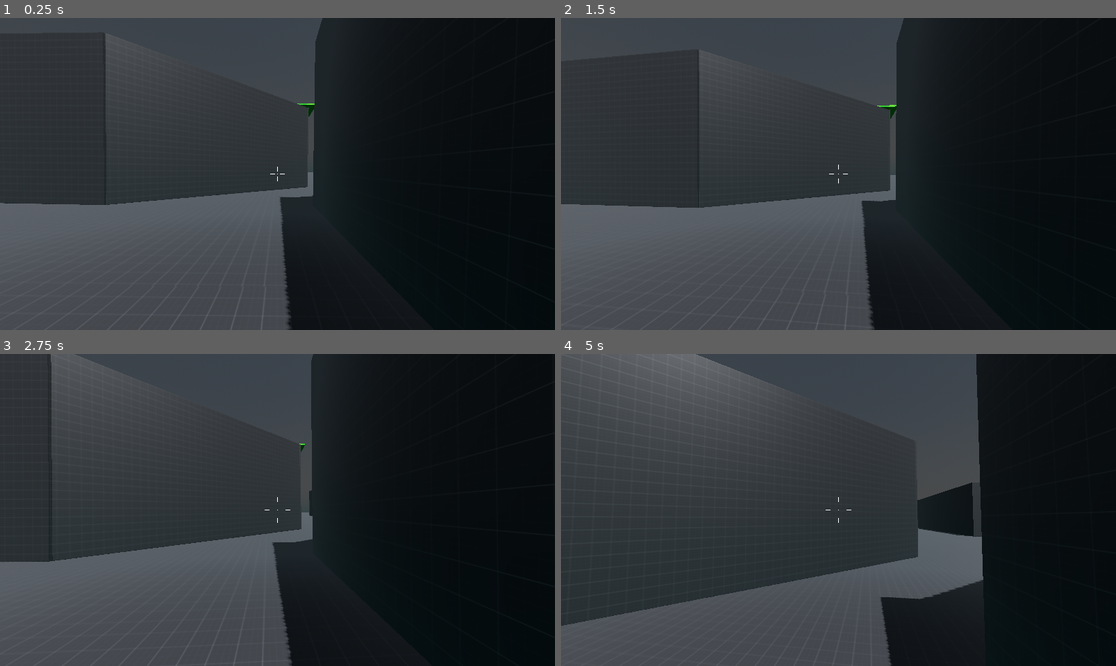
Above: before the commit, frames 1-4 (two rows, left to right).
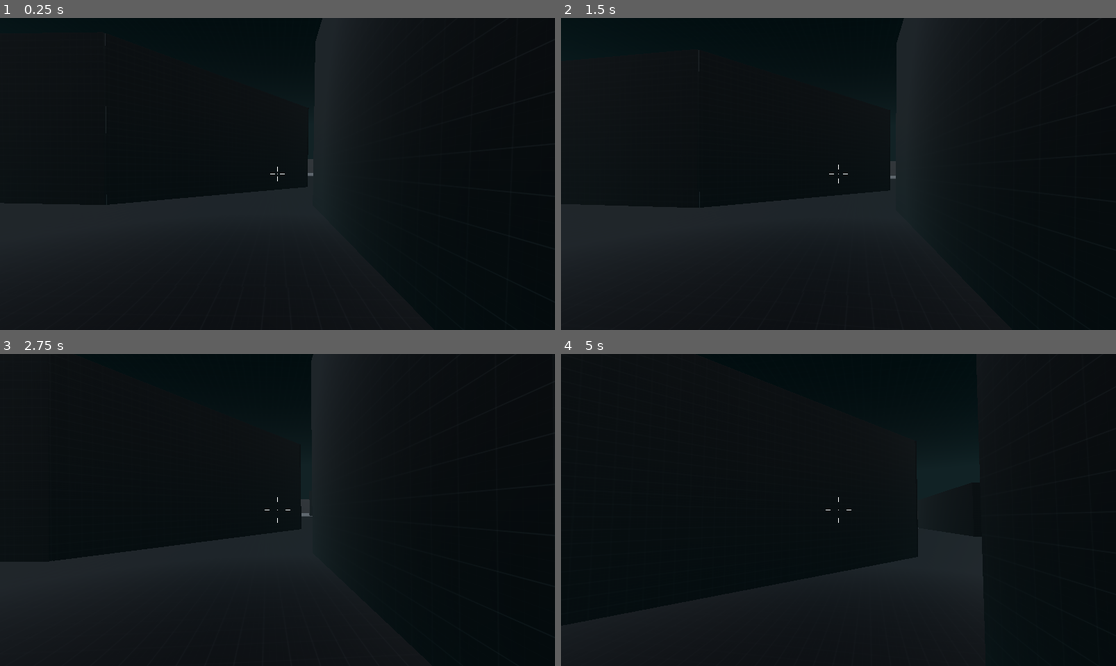
Above: after the commit, the same moments.

Repository: Darbyray/Year12godot
Game: Godot game, scene res://test_world.tscn
Same seed, same stepped clock (60 frames per second), same inputs: the game is played once before the commit and once after it.
Inputs (mouse positions are in pixels of both pictures, inside the frame that each line leads up to):
- Up to frame 1 (0.25 s): no input
- Up to frame 2 (1.5 s): tap Enter (ui_accept) at 0.5, 0.77 s; move the mouse to (866, 174) at 0.52 s; hold Up (ui_up) from 0.53 s (still down); move the mouse to (810, 174) at 1.27 s
- Up to frame 3 (2.75 s): keep holding Up (ui_up); tap Enter (ui_accept) at 1.52 s; move the mouse to (288, 503) at 2.02 s
- Up to frame 4 (5 s): keep holding Up (ui_up); move the mouse to (832, 516) at 2.77 s; tap Enter (ui_accept) at 3.02, 3.77, 4.52 s; move the mouse to (877, 513) at 3.52 s; move the mouse to (794, 506) at 4.27 s

The runs differ from the first frame. In frame 1, 54% of the frame differs, in the area x 0-59%, y 0-100%; in frame 2, 58%; in frame 3, 54%; in frame 4, 70%, in the area x 0-77%, y 0-100%.

Commit message:
Firstlevelofmazecompletion
i finished the first level of the mazes layout although i will be adding more objects and variety of landscape inside of it im moving onto level 2 as of this commit

Diff:
--- a/GooseMaze/test_world.tscn
+++ b/GooseMaze/test_world.tscn
@@ -109,9 +109,9 @@
 material = SubResource("StandardMaterial3D_gomnb")
 
 [node name="CSGBox3D7" type="CSGBox3D" parent="cyclops"]
-transform = Transform3D(0.999996, 0, 0, 0, 0.999996, 0, 0, 0, 0.999996, -158.031, 53.9292, 47.2297)
-use_collision = true
-size = Vector3(88.5041, 3.1123, 87.8658)
+transform = Transform3D(0.999996, 0, 0, 0, 0.999996, 0, 0, 0, 0.999996, -65.6186, 14.6182, 38.4571)
+use_collision = true
+size = Vector3(388.025, 8, 469.714)
 material = SubResource("StandardMaterial3D_gomnb")
 
 [node name="CSGBox3D6" type="CSGBox3D" parent="cyclops"]
@@ -565,9 +565,9 @@
 material = SubResource("StandardMaterial3D_gomnb")
 
 [node name="CSGBox3D82" type="CSGBox3D" parent="cyclops"]
-transform = Transform3D(2.51314e-09, -0.0574945, 0.998345, -1, -4.37114e-08, -3.04474e-15, 4.36391e-08, -0.998345, -0.0574945, -81.5, 4.61246, -69.2388)
-use_collision = true
-size = Vector3(12, 3.2207, 112.492)
+transform = Transform3D(2.51314e-09, -0.0574944, 0.998345, -1, -4.37114e-08, -3.04474e-15, 4.36391e-08, -0.998345, -0.0574944, -97.1289, 4.61246, -68.3387)
+use_collision = true
+size = Vector3(12, 3.2207, 143.802)
 material = SubResource("StandardMaterial3D_gomnb")
 
 [node name="CSGBox3D83" type="CSGBox3D" parent="cyclops"]
@@ -973,3 +973,369 @@
 use_collision = true
 size = Vector3(12, 3.2207, 68.574)
 material = SubResource("StandardMaterial3D_gomnb")
+
+[node name="CSGBox3D117" type="CSGBox3D" parent="."]
+transform = Transform3D(-4.36417e-08, 0.998403, 0.0564479, -0.999996, -4.37112e-08, -7.12107e-15, 2.46754e-09, -0.0564479, 0.998403, -141.126, 4.61245, 143.416)
+use_collision = true
+size = Vector3(12, 9.49035, 46.1542)
+material = SubResource("StandardMaterial3D_gomnb")
+
+[node name="CSGBox3D118" type="CSGBox3D" parent="."]
+transform = Transform3D(3.7741e-08, -0.86341, 0.504497, -0.999996, -4.37112e-08, -7.12107e-15, 2.20522e-08, -0.504497, -0.86341, -178.12, 4.61245, 115.767)
+use_collision = true
+size = Vector3(12, 3.2207, 37.1703)
+material = SubResource("StandardMaterial3D_gomnb")
+
+[node name="CSGBox3D119" type="CSGBox3D" parent="."]
+transform = Transform3D(4.3279e-08, -0.990107, -0.140295, -0.999996, -4.37112e-08, -7.90792e-15, -6.13264e-09, 0.140295, -0.990107, -178.12, 1.04661, 153.168)
+use_collision = true
+size = Vector3(4.86829, 3.2207, 37.1703)
+material = SubResource("StandardMaterial3D_gomnb")
+
+[node name="CSGBox3D120" type="CSGBox3D" parent="."]
+transform = Transform3D(4.08747e-08, -0.935101, -0.354371, -0.999996, -4.37112e-08, -6.9871e-15, -1.54902e-08, 0.354371, -0.935101, -165.964, -0.656343, 166.803)
+use_collision = true
+size = Vector3(2.59476, 3.2207, 17.8)
+material = SubResource("StandardMaterial3D_gomnb")
+
+[node name="CSGBox3D122" type="CSGBox3D" parent="."]
+transform = Transform3D(-3.21098e-10, 0.00734847, 0.99997, -0.999996, -4.37112e-08, -7.16269e-15, 4.37102e-08, -0.99997, 0.00734847, -104.838, 1.38151, 172.197)
+use_collision = true
+size = Vector3(5.53809, 3.2207, 16.4203)
+material = SubResource("StandardMaterial3D_gomnb")
+
+[node name="CSGBox3D114" type="CSGBox3D" parent="."]
+transform = Transform3D(-3.55772e-08, 0.813911, 0.580985, -0.999996, -4.37112e-08, -6.82571e-15, 2.53958e-08, -0.580985, 0.813911, -101.349, 4.61245, 86.0688)
+use_collision = true
+size = Vector3(12, 3.2207, 19.7646)
+material = SubResource("StandardMaterial3D_gomnb")
+
+[node name="CSGBox3D127" type="CSGBox3D" parent="."]
+transform = Transform3D(4.3279e-08, -0.990106, -0.140295, -0.999996, -4.37112e-08, -7.90792e-15, -6.13264e-09, 0.140295, -0.990106, -151.377, 5.19777, 139.802)
+use_collision = true
+size = Vector3(3.09186, 13.0812, 19.2185)
+material = SubResource("StandardMaterial3D_gomnb")
+
+[node name="CSGBox3D128" type="CSGBox3D" parent="."]
+transform = Transform3D(6.02065e-09, -0.137738, -0.990465, -0.999996, -4.37112e-08, -7.78988e-15, -4.32948e-08, 0.990465, -0.137738, -146.503, -0.656343, 177.225)
+use_collision = true
+size = Vector3(2.59476, 3.2207, 7.99375)
+material = SubResource("StandardMaterial3D_gomnb")
+
+[node name="CSGBox3D129" type="CSGBox3D" parent="."]
+transform = Transform3D(-4.35536e-08, 0.996389, -0.0848784, -0.999996, -4.37112e-08, -6.69678e-15, -3.71005e-09, 0.0848784, 0.996389, -97.0178, 4.61245, 104.042)
+use_collision = true
+size = Vector3(12, 3.2207, 22.2732)
+material = SubResource("StandardMaterial3D_gomnb")
+
+[node name="CSGBox3D91" type="CSGBox3D" parent="."]
+transform = Transform3D(3.50027e-09, -0.0800775, 0.996789, -1, -4.37114e-08, -2.01558e-15, 4.35709e-08, -0.996789, -0.0800775, -157.778, 4.61246, 47.5943)
+use_collision = true
+size = Vector3(12, 3.2207, 44.2719)
+material = SubResource("StandardMaterial3D_gomnb")
+
+[node name="CSGBox3D92" type="CSGBox3D" parent="."]
+transform = Transform3D(1.81518e-08, -0.415265, 0.909701, -1, -4.37114e-08, -4.55385e-15, 3.97642e-08, -0.909701, -0.415265, -194.762, 4.61246, 56.4548)
+use_collision = true
+size = Vector3(12, 3.2207, 35.5535)
+material = SubResource("StandardMaterial3D_gomnb")
+
+[node name="CSGBox3D28" type="CSGBox3D" parent="."]
+transform = Transform3D(4.33675e-08, -0.992134, -0.125177, -0.999996, -4.37112e-08, -8.54325e-16, -5.47166e-09, 0.125177, -0.992134, 65.0873, 4.61245, -48.7931)
+use_collision = true
+size = Vector3(12, 3.2207, 9.04526)
+material = SubResource("StandardMaterial3D_gomnb")
+
+[node name="CSGBox3D29" type="CSGBox3D" parent="."]
+transform = Transform3D(4.35009e-08, -0.995186, 0.098, -0.999996, -4.37112e-08, -1.70865e-15, 4.28371e-09, -0.098, -0.995186, 76.1353, 4.61245, -34.5328)
+use_collision = true
+size = Vector3(12, 3.2207, 9.04526)
+material = SubResource("StandardMaterial3D_gomnb")
+
+[node name="CSGBox3D30" type="CSGBox3D" parent="."]
+transform = Transform3D(4.35009e-08, -0.995186, 0.098, -0.999996, -4.37112e-08, -1.70865e-15, 4.28371e-09, -0.098, -0.995186, 76.1353, 4.61245, -48.4735)
+use_collision = true
+size = Vector3(12, 3.2207, 9.04526)
+material = SubResource("StandardMaterial3D_gomnb")
+
+[node name="CSGBox3D31" type="CSGBox3D" parent="."]
+transform = Transform3D(4.35009e-08, -0.995186, 0.098, -0.999996, -4.37112e-08, -1.70865e-15, 4.28371e-09, -0.098, -0.995186, 86.4551, 4.61245, -23.795)
+use_collision = true
+size = Vector3(12, 3.2207, 42.6735)
+material = SubResource("StandardMaterial3D_gomnb")
+
+[node name="CSGBox3D130" type="CSGBox3D" parent="."]
+transform = Transform3D(-2.61426e-08, 0.598074, -0.801443, -1, -4.37114e-08, 1.56796e-15, -3.50321e-08, 0.801443, 0.598074, -8.06963, 4.61246, -105.861)
+use_collision = true
+size = Vector3(12, 3.2207, 27.2833)
+material = SubResource("StandardMaterial3D_gomnb")
+
+[node name="CSGBox3D32" type="CSGBox3D" parent="."]
+transform = Transform3D(-9.67227e-09, 0.221276, 0.975211, -0.999996, -4.37112e-08, -3.90408e-15, 4.26278e-08, -0.975211, 0.221276, 40.606, 4.61245, -101.763)
+use_collision = true
+size = Vector3(12, 3.2207, 16.1059)
+material = SubResource("StandardMaterial3D_gomnb")
+
+[node name="CSGBox3D33" type="CSGBox3D" parent="."]
+transform = Transform3D(-9.83514e-09, 0.225002, 0.974358, -0.999996, -4.37112e-08, -4.29636e-15, 4.25905e-08, -0.974358, 0.225002, 49.172, 4.61245, -133.855)
+use_collision = true
+size = Vector3(12, 3.2207, 16.1059)
+material = SubResource("StandardMaterial3D_gomnb")
+
+[node name="CSGBox3D34" type="CSGBox3D" parent="."]
+transform = Transform3D(4.35009e-08, -0.995186, 0.098, -0.999996, -4.37112e-08, -1.70865e-15, 4.28371e-09, -0.098, -0.995186, 48.0602, 4.61245, -94.569)
+use_collision = true
+size = Vector3(12, 3.2207, 15.0696)
+material = SubResource("StandardMaterial3D_gomnb")
+
+[node name="CSGBox3D35" type="CSGBox3D" parent="."]
+transform = Transform3D(-9.83514e-09, 0.225002, 0.974358, -0.999996, -4.37112e-08, -4.29636e-15, 4.25905e-08, -0.974358, 0.225002, 82.7466, 4.61245, -93.1453)
+use_collision = true
+size = Vector3(12, 3.2207, 68.3127)
+material = SubResource("StandardMaterial3D_gomnb")
+
+[node name="CSGBox3D36" type="CSGBox3D" parent="."]
+transform = Transform3D(4.36677e-08, -0.999002, 0.0446657, -0.999996, -4.37112e-08, -4.32803e-15, 1.9524e-09, -0.0446657, -0.999002, 116.926, 4.64292, -121.962)
+use_collision = true
+size = Vector3(12, 3.2207, 75.3097)
+material = SubResource("StandardMaterial3D_gomnb")
+
+[node name="CSGBox3D37" type="CSGBox3D" parent="."]
+transform = Transform3D(6.32889e-09, -0.144788, -0.989462, -0.999996, -4.37112e-08, -4.26075e-15, -4.32507e-08, 0.989462, -0.144788, -5.31554, 4.64292, -179.106)
+use_collision = true
+size = Vector3(12, 3.2207, 253.801)
+material = SubResource("StandardMaterial3D_gomnb")
+
+[node name="CSGBox3D39" type="CSGBox3D" parent="."]
+transform = Transform3D(-9.83514e-09, 0.225002, 0.974358, -0.999996, -4.37112e-08, -4.29636e-15, 4.25905e-08, -0.974358, 0.225002, 80.2666, 4.61245, -142.404)
+use_collision = true
+size = Vector3(12, 20.769, 16.1059)
+material = SubResource("StandardMaterial3D_gomnb")
+
+[node name="CSGBox3D15" type="CSGBox3D" parent="."]
+transform = Transform3D(1, 0, 0, 0, 1, 0, 0, 0, 1, 43.8645, 4.28189, -44.7704)
+use_collision = true
+size = Vector3(10.2811, 8, 5.78564)
+material = SubResource("StandardMaterial3D_7j4uu")
+
+[node name="CSGBox3D13" type="CSGBox3D" parent="."]
+transform = Transform3D(0.995246, -0.0973921, 0, 0.0973921, 0.995246, 0, 0, 0, 1, 61.3228, 5.71346, -143.138)
+use_collision = true
+size = Vector3(10, 3.38623, 10)
+material = SubResource("StandardMaterial3D_u0sbk")
+
+[node name="CSGBox3D40" type="CSGBox3D" parent="."]
+transform = Transform3D(-4.36643e-08, 0.998923, 0.0463738, -0.999996, -4.37112e-08, -5.57385e-15, 2.02706e-09, -0.0463738, 0.998923, -126.865, 4.64292, -132.271)
+use_collision = true
+size = Vector3(12, 3.2207, 130.091)
+material = SubResource("StandardMaterial3D_gomnb")
+
+[node name="CSGBox3D131" type="CSGBox3D" parent="."]
+transform = Transform3D(2.30469e-08, -0.527253, -0.84971, -1, -4.37114e-08, 1.46362e-15, -3.71419e-08, 0.84971, -0.527253, -77.481, 4.61246, -132.156)
+use_collision = true
+size = Vector3(12, 3.2207, 23.228)
+material = SubResource("StandardMaterial3D_gomnb")
+
+[node name="CSGBox3D132" type="CSGBox3D" parent="."]
+transform = Transform3D(-3.74789e-08, 0.85742, -0.51462, -1, -4.37114e-08, 1.46362e-15, -2.24947e-08, 0.51462, 0.85742, -61.7425, 4.61246, -133.097)
+use_collision = true
+size = Vector3(12, 3.2207, 21.032)
+material = SubResource("StandardMaterial3D_gomnb")
+
+[node name="CSGBox3D133" type="CSGBox3D" parent="."]
+transform = Transform3D(-2.10735e-08, 0.482106, 0.876114, -1, -4.37114e-08, 1.46362e-15, 3.82961e-08, -0.876114, 0.482106, -65.5543, 4.61246, -147.745)
+use_collision = true
+size = Vector3(12, 3.2207, 25.0867)
+material = SubResource("StandardMaterial3D_gomnb")
+
+[node name="CSGBox3D134" type="CSGBox3D" parent="."]
+transform = Transform3D(-2.21937e-08, 0.507735, -0.861515, -1, -4.37114e-08, -5.6071e-16, -3.76579e-08, 0.861515, 0.507735, -88.8723, 4.61246, -136.41)
+use_collision = true
+size = Vector3(12, 3.2207, 7.04022)
+material = SubResource("StandardMaterial3D_gomnb")
+
+[node name="CSGBox3D135" type="CSGBox3D" parent="."]
+transform = Transform3D(-1.48892e-08, 0.340626, -0.9402, -1, -4.37114e-08, 1.64542e-16, -4.10974e-08, 0.9402, 0.340626, -65.5543, 4.61246, -157.241)
+use_collision = true
+size = Vector3(12, 3.2207, 25.0867)
+material = SubResource("StandardMaterial3D_gomnb")
+
+[node name="CSGBox3D136" type="CSGBox3D" parent="."]
+transform = Transform3D(-8.97762e-09, 0.205385, -0.978682, -1, -4.37114e-08, 9.43455e-16, -4.27795e-08, 0.978682, 0.205385, -65.5543, 4.61246, -183.698)
+use_collision = true
+size = Vector3(12, 3.2207, 25.0867)
+material = SubResource("StandardMaterial3D_gomnb")
+
+[node name="CSGBox3D137" type="CSGBox3D" parent="."]
+transform = Transform3D(2.29704e-08, -0.525502, 0.850794, -1, -4.37114e-08, 2.11463e-15, 3.71893e-08, -0.850794, -0.525502, -87.4836, 4.61246, -174.829)
+use_collision = true
+size = Vector3(12, 3.2207, 25.0867)
+material = SubResource("StandardMaterial3D_gomnb")
+
+[node name="CSGBox3D138" type="CSGBox3D" parent="."]
+transform = Transform3D(-3.59018e-08, 0.821339, -0.570442, -1, -4.37114e-08, 1.64542e-16, -2.49347e-08, 0.570442, 0.821339, -102.781, 4.61246, -161.022)
+use_collision = true
+size = Vector3(12, 3.2207, 19.8256)
+material = SubResource("StandardMaterial3D_gomnb")
+
+[node name="CSGBox3D139" type="CSGBox3D" parent="."]
+transform = Transform3D(-4.20627e-08, 0.962285, -0.272045, -1, -4.37114e-08, -1.89656e-16, -1.18915e-08, 0.272045, 0.962285, -110.424, 4.61246, -145.843)
+use_collision = true
+size = Vector3(12, 3.2207, 15.8976)
+material = SubResource("StandardMaterial3D_gomnb")
+
+[node name="CSGBox3D140" type="CSGBox3D" parent="."]
+transform = Transform3D(-4.04892e-08, 0.926286, 0.376823, -1, -4.37114e-08, -1.13387e-15, 1.64714e-08, -0.376823, 0.926286, -108.921, 4.61246, -130.545)
+use_collision = true
+size = Vector3(12, 3.2207, 19.8256)
+material = SubResource("StandardMaterial3D_gomnb")
+
+[node name="CSGBox3D141" type="CSGBox3D" parent="."]
+transform = Transform3D(-3.30738e-08, 0.756641, 0.653831, -1, -4.37114e-08, 6.88748e-16, 2.85798e-08, -0.653831, 0.756641, -83.5505, 4.61246, -95.3485)
+use_collision = true
+size = Vector3(12, 4.29248, 68.8297)
+material = SubResource("StandardMaterial3D_gomnb")
+
+[node name="CSGBox3D142" type="CSGBox3D" parent="."]
+transform = Transform3D(1.19949e-08, -0.274413, 0.961613, -1, -4.37114e-08, -2.26774e-15, 4.20333e-08, -0.961613, -0.274413, -112.602, 4.61246, -108.578)
+use_collision = true
+size = Vector3(12, 3.2207, 27.4816)
+material = SubResource("StandardMaterial3D_gomnb")
+
+[node name="CSGBox3D143" type="CSGBox3D" parent="."]
+transform = Transform3D(-4.30287e-08, 0.984385, 0.176037, -1, -4.37114e-08, -1.22132e-15, 7.69482e-09, -0.176037, 0.984385, -92.6456, 4.61246, -132.564)
+use_collision = true
+size = Vector3(12, 3.2207, 7.04022)
+material = SubResource("StandardMaterial3D_gomnb")
+
+[node name="CSGBox3D144" type="CSGBox3D" parent="."]
+transform = Transform3D(-2.73703e-09, 0.0626164, 0.998039, -1, -4.37114e-08, 1.46362e-15, 4.36256e-08, -0.998039, 0.0626164, -18.9204, 4.61246, -146.062)
+use_collision = true
+size = Vector3(12, 3.2207, 23.228)
+material = SubResource("StandardMaterial3D_gomnb")
+
+[node name="CSGBox3D94" type="CSGBox3D" parent="."]
+transform = Transform3D(-3.84531e-08, 0.879707, 0.475517, -1, -4.37114e-08, -2.29907e-15, 2.07854e-08, -0.475517, 0.879707, -221.833, 4.61246, -40.2091)
+use_collision = true
+size = Vector3(12, 3.2207, 34.2637)
+material = SubResource("StandardMaterial3D_gomnb")
+
+[node name="CSGBox3D95" type="CSGBox3D" parent="."]
+transform = Transform3D(-4.1978e-08, 0.960348, -0.278807, -1, -4.37114e-08, -4.72366e-15, -1.2187e-08, 0.278807, 0.960348, -225.07, 4.61246, -69.8546)
+use_collision = true
+size = Vector3(12, 3.2207, 34.2637)
+material = SubResource("StandardMaterial3D_gomnb")
+
+[node name="CSGBox3D105" type="CSGBox3D" parent="."]
+transform = Transform3D(-3.41712e-08, 0.78175, -0.623593, -1, -4.37114e-08, -4.84819e-15, -2.72581e-08, 0.623593, 0.78175, -210.526, 4.61246, -98.3815)
+use_collision = true
+size = Vector3(12, 3.2207, 34.2637)
+material = SubResource("StandardMaterial3D_gomnb")
+
+[node name="CSGBox3D106" type="CSGBox3D" parent="."]
+transform = Transform3D(-1.03918e-08, 0.237737, -0.97133, -1, -4.37114e-08, -5.6405e-15, -4.24581e-08, 0.97133, 0.237737, -185.384, 4.61246, -114.828)
+use_collision = true
+size = Vector3(12, 3.2207, 31.6968)
+material = SubResource("StandardMaterial3D_gomnb")
+
+[node name="CSGBox3D107" type="CSGBox3D" parent="."]
+transform = Transform3D(-4.71453e-10, 0.0107861, -0.999942, -1, -4.37114e-08, -6.15271e-15, -4.37087e-08, 0.999942, 0.0107861, -148.772, 4.61246, -118.801)
+use_collision = true
+size = Vector3(12, 3.2207, 43.3533)
+material = SubResource("StandardMaterial3D_gomnb")
+
+[node name="CSGBox3D108" type="CSGBox3D" parent="."]
+transform = Transform3D(-0.0152674, 0.311583, -0.950096, -0.998649, -0.0519487, -0.000988854, -0.0496643, 0.948796, 0.311956, -183.787, -1.03064, -85.434)
+use_collision = true
+size = Vector3(2.14893, 9.26648, 25.4514)
+material = SubResource("StandardMaterial3D_gomnb")
+
+[node name="CSGBox3D109" type="CSGBox3D" parent="."]
+transform = Transform3D(0.01798, 0.0490854, -0.998632, -0.122285, 0.991403, 0.0465286, 0.992332, 0.121281, 0.0238279, -183.787, 2.23241, -85.434)
+use_collision = true
+size = Vector3(2.14893, 9.26648, 25.4514)
+material = SubResource("StandardMaterial3D_gomnb")
+
+[node name="CSGBox3D110" type="CSGBox3D" parent="."]
+transform = Transform3D(0.0380195, -0.71764, -0.695374, -0.998649, -0.0519487, -0.000988854, -0.0354141, 0.694473, -0.718646, -151.353, -0.416352, -78.7671)
+use_collision = true
+size = Vector3(3.36255, 9.26648, 8.66803)
+material = SubResource("StandardMaterial3D_gomnb")
+
+[node name="CSGBox3D111" type="CSGBox3D" parent="."]
+transform = Transform3D(0.0438891, -0.853594, 0.519084, -0.998649, -0.0519487, -0.00098885, 0.0278098, -0.518339, -0.854721, -162.186, -0.837837, -107.974)
+use_collision = true
+size = Vector3(2.53088, 9.26648, 28.5707)
+material = SubResource("StandardMaterial3D_gomnb")
+
+[node name="CSGBox3D112" type="CSGBox3D" parent="."]
+transform = Transform3D(0.0380195, -0.71764, -0.695374, -0.998649, -0.0519487, -0.000988854, -0.0354141, 0.694473, -0.718646, -207.763, -0.964483, -63.1104)
+use_collision = true
+size = Vector3(1.5329, 9.26648, 10.0518)
+material = SubResource("StandardMaterial3D_gomnb")
+
+[node name="CSGBox3D113" type="CSGBox3D" parent="."]
+transform = Transform3D(0.040616, -0.792378, 0.608676, -0.989486, -0.116525, -0.0856667, 0.138807, -0.598796, -0.788779, -206.434, -0.962594, -58.9988)
+use_collision = true
+size = Vector3(1.5329, 9.26648, 6.23146)
+material = SubResource("StandardMaterial3D_gomnb")
+
+[node name="CSGBox3D145" type="CSGBox3D" parent="."]
+transform = Transform3D(0.0380195, -0.71764, -0.695374, -0.998649, -0.0519487, -0.000988854, -0.0354141, 0.694473, -0.718646, -203.654, -1.00795, -57.7536)
+use_collision = true
+size = Vector3(1.5329, 9.26648, 4.97853)
+material = SubResource("StandardMaterial3D_gomnb")
+
+[node name="CSGBox3D146" type="CSGBox3D" parent="."]
+transform = Transform3D(-2.94273e-08, 0.673219, -0.739443, -1, -4.37114e-08, -2.27693e-15, -3.2322e-08, 0.739443, 0.673219, -229.676, 4.61246, -13.7637)
+use_collision = true
+size = Vector3(12, 3.2207, 39.8475)
+material = SubResource("StandardMaterial3D_gomnb")
+
+[node name="CSGBox3D147" type="CSGBox3D" parent="."]
+transform = Transform3D(-4.36728e-08, 0.99912, 0.0419456, -1, -4.37114e-08, -1.95118e-15, 1.83348e-09, -0.0419456, 0.99912, -240.238, 4.61246, 83.816)
+use_collision = true
+size = Vector3(12, 3.2207, 172.369)
+material = SubResource("StandardMaterial3D_gomnb")
+
+[node name="CSGBox3D148" type="CSGBox3D" parent="."]
+transform = Transform3D(3.58717e-08, -0.820651, -0.57143, -1, -4.37114e-08, -1.95118e-15, -2.49779e-08, 0.57143, -0.820651, -229.676, 4.61246, 84.2788)
+use_collision = true
+size = Vector3(12, 3.2207, 39.8475)
+material = SubResource("StandardMaterial3D_gomnb")
+
+[node name="CSGBox3D149" type="CSGBox3D" parent="."]
+transform = Transform3D(-2.94273e-08, 0.673219, -0.739443, -1, -4.37114e-08, -2.27693e-15, -3.2322e-08, 0.739443, 0.673219, -228.841, 4.61246, 108.866)
+use_collision = true
+size = Vector3(12, 3.2207, 29.5278)
+material = SubResource("StandardMaterial3D_gomnb")
+
+[node name="CSGBox3D150" type="CSGBox3D" parent="."]
+transform = Transform3D(-2.94273e-08, 0.673219, -0.739443, -1, -4.37114e-08, -2.27693e-15, -3.2322e-08, 0.739443, 0.673219, -211.795, 4.61246, 120.888)
+use_collision = true
+size = Vector3(12, 3.2207, 29.5278)
+material = SubResource("StandardMaterial3D_gomnb")
+
+[node name="CSGBox3D151" type="CSGBox3D" parent="."]
+transform = Transform3D(2.70308e-08, -0.618395, -0.785868, -1, -4.37114e-08, -1.95118e-15, -3.43513e-08, 0.785868, -0.618395, -213.473, 4.61246, 140.006)
+use_collision = true
+size = Vector3(12, 3.2207, 29.5278)
+material = SubResource("StandardMaterial3D_gomnb")
+
+[node name="CSGBox3D152" type="CSGBox3D" parent="."]
+transform = Transform3D(2.97159e-09, -0.0679816, -0.997684, -0.999996, -4.37112e-08, -1.9904e-15, -4.361e-08, 0.997684, -0.0679816, -221.328, 4.61245, 172.401)
+use_collision = true
+size = Vector3(12, 3.2207, 33.795)
+material = SubResource("StandardMaterial3D_gomnb")
+
+[node name="CSGBox3D41" type="CSGBox3D" parent="."]
+transform = Transform3D(4.37099e-08, -0.999966, 0.00816837, -0.999996, -4.37112e-08, -1.57297e-15, 3.57047e-10, -0.00816837, -0.999966, 161.301, 4.61245, -40.9907)
+use_collision = true
+size = Vector3(12, 3.2207, 15.0696)
+material = SubResource("StandardMaterial3D_gomnb")
+
+[node name="CSGBox3D54" type="CSGBox3D" parent="."]
+transform = Transform3D(-0.999918, 0.0124941, -0.000697017, -0.0125135, -0.998367, 0.0556963, -2.43477e-09, 0.0557006, 0.998445, 135.859, 13.7497, 108.746)
+use_collision = true
+size = Vector3(19.5304, 8.65722, 23.6332)
+material = SubResource("StandardMaterial3D_gomnb")
